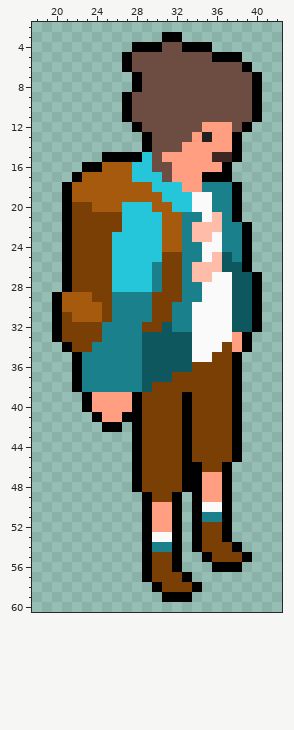
A pixel-art sprite gets an edit: assets/character/player_neutral.png. The picture above is the old version.
The file is 64x64 pixels. Colours within 5 levels of each other are drawn and written as one. Shown: x 18..42, y 2..60. The old version is drawn lined up with the new one.
Now the later version:
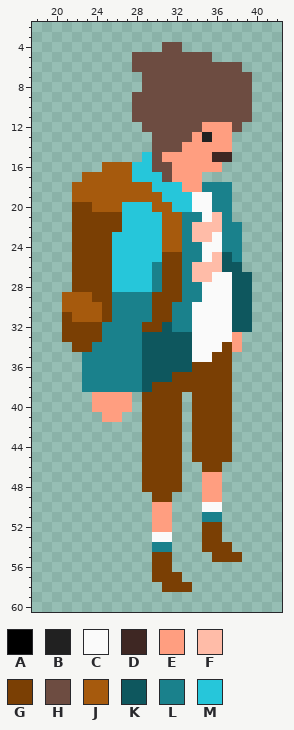
Palette (. is transparent): A #000000  B #212121  C #fafafa  D #3e2723  E #ff9e80  F #ffbca8  G #7a3f04  H #6d4c41  J #a65a0d  K #0e575e  L #1a818c  M #26c6da
Edits made:
whole drawing moved by +3,+3 (the old picture is shown already moved)
@@ x 18..42 @@
  2 .........................
- 3 .............AA..........
- 4 ..........AAAHHAAA.......
- 5 .........AHHHHHHHHAAA....
- 6 .........AHHHHHHHHHHHA...
- 7 ..........AHHHHHHHHHHHA..
- 8 ..........AHHHHHHHHHHHA..
- 9 .........AHHHHHHHHHHHHA..
-10 .........AHHHHHHHHHHHHA..
-11 .........AHHHHHHHHHHHHA..
-12 ..........AHHHHHHEEEHA...
-13 ...........AHHHHEBEEA....
-14 ...........AHHHEEEEEA....
-15 .......AAAAMHEEEEEDDA....
-16 .....AAJJJMMHHEEEEEA.....
-17 ....AJJJJJMMMHEEEAAA.....
-18 ...AJJJJJJJJMMMEELLLA....
-19 ...AJJJJJJJJJMMMCCLLA....
-20 ...AGGJJJMMMJJMMCCLLA....
-21 ...AGGGGGMMMMJJLLCFLA....
-22 ...AGGGGGMMMMJJLFFFLLA...
-23 ...AGGGGMMMMMJJLFFCLLA...
-24 ...AGGGGMMMMMJJLLCCLLA...
-25 ...AGGGGMMMMMGGLLCFKLA...
-26 ...AGGGGMMMMLGGLFFFKKA...
-27 ...AGGGGMMMMLGGLFFCCKKA..
-28 ...AGGGGMMMMLGGLLCCCKKA..
-29 ..AJJJGGLLLLGGGLLCCCKKA..
-30 ..AJJJJGLLLLGGLLCCCCKKA..
-31 ..AGJJJGLLLLGGLLCCCCKKA..
-32 ..AGGGGLLLLGGKLLCCCCKKA..
-33 ..AGGGGLLLLKKKKKCCCCEA...
-34 ...AGGLLLLLKKKKKCCCGEA...
-35 ....ALLLLLLKKKKKCCGGA....
-36 ....ALLLLLLKKKKKGGGGA....
-37 ....ALLLLLLKKKGGGGGGA....
-38 ....ALLLLLLKGGGGGGGGA....
-39 .....AEEEEAGGGGAGGGGA....
-40 .....AEEEEAGGGGAGGGGA....
-41 ......AEEAAGGGGAGGGGA....
-42 .......AA.AGGGGAGGGGA....
-43 ..........AGGGGAGGGGA....
-44 ..........AGGGGAGGGGA....
-45 ..........AGGGGAGGGGA....
-46 ..........AGGGGAAGGA.....
-47 ..........AGGGGAAEEA.....
-48 ..........AGGGGAAEEA.....
-49 ...........AGGA.AEEA.....
-50 ...........AEEA.ACCA.....
-51 ...........AEEA.ALLA.....
-52 ...........AEEA.AGGA.....
-53 ...........ACCA.AGGA.....
-54 ...........ALLA.AGGGA....
-55 ...........AGGA..AGGGA...
-56 ...........AGGA...AAA....
-57 ...........AGGGA.........
-58 ............AGGGA........
-59 .............AAA.........
+ 3 .........................
+ 4 .............HH..........
+ 5 ..........HHHHHHHH.......
+ 6 ..........HHHHHHHHHHH....
+ 7 ...........HHHHHHHHHHH...
+ 8 ...........HHHHHHHHHHH...
+ 9 ..........HHHHHHHHHHHH...
+10 ..........HHHHHHHHHHHH...
+11 ..........HHHHHHHHHHHH...
+12 ...........HHHHHHEEEH....
+13 ............HHHHEBEE.....
+14 ............HHHEEEEE.....
+15 ...........MHEEEEEDD.....
+16 .......JJJMMHHEEEEE......
+17 .....JJJJJMMMHEEE........
+18 ....JJJJJJJJMMMEELLL.....
+19 ....JJJJJJJJJMMMCCLL.....
+20 ....GGJJJMMMJJMMCCLL.....
+21 ....GGGGGMMMMJJLLCFL.....
+22 ....GGGGGMMMMJJLFFFLL....
+23 ....GGGGMMMMMJJLFFCLL....
+24 ....GGGGMMMMMJJLLCCLL....
+25 ....GGGGMMMMMGGLLCFKL....
+26 ....GGGGMMMMLGGLFFFKK....
+27 ....GGGGMMMMLGGLFFCCKK...
+28 ....GGGGMMMMLGGLLCCCKK...
+29 ...JJJGGLLLLGGGLLCCCKK...
+30 ...JJJJGLLLLGGLLCCCCKK...
+31 ...GJJJGLLLLGGLLCCCCKK...
+32 ...GGGGLLLLGGKLLCCCCKK...
+33 ...GGGGLLLLKKKKKCCCCE....
+34 ....GGLLLLLKKKKKCCCGE....
+35 .....LLLLLLKKKKKCCGG.....
+36 .....LLLLLLKKKKKGGGG.....
+37 .....LLLLLLKKKGGGGGG.....
+38 .....LLLLLLKGGGGGGGG.....
+39 ......EEEE.GGGG.GGGG.....
+40 ......EEEE.GGGG.GGGG.....
+41 .......EE..GGGG.GGGG.....
+42 ...........GGGG.GGGG.....
+43 ...........GGGG.GGGG.....
+44 ...........GGGG.GGGG.....
+45 ...........GGGG.GGGG.....
+46 ...........GGGG..GG......
+47 ...........GGGG..EE......
+48 ...........GGGG..EE......
+49 ............GG...EE......
+50 ............EE...CC......
+51 ............EE...LL......
+52 ............EE...GG......
+53 ............CC...GG......
+54 ............LL...GGG.....
+55 ............GG....GGG....
+56 ............GG...........
+57 ............GGG..........
+58 .............GGG.........
+59 .........................
 60 .........................
